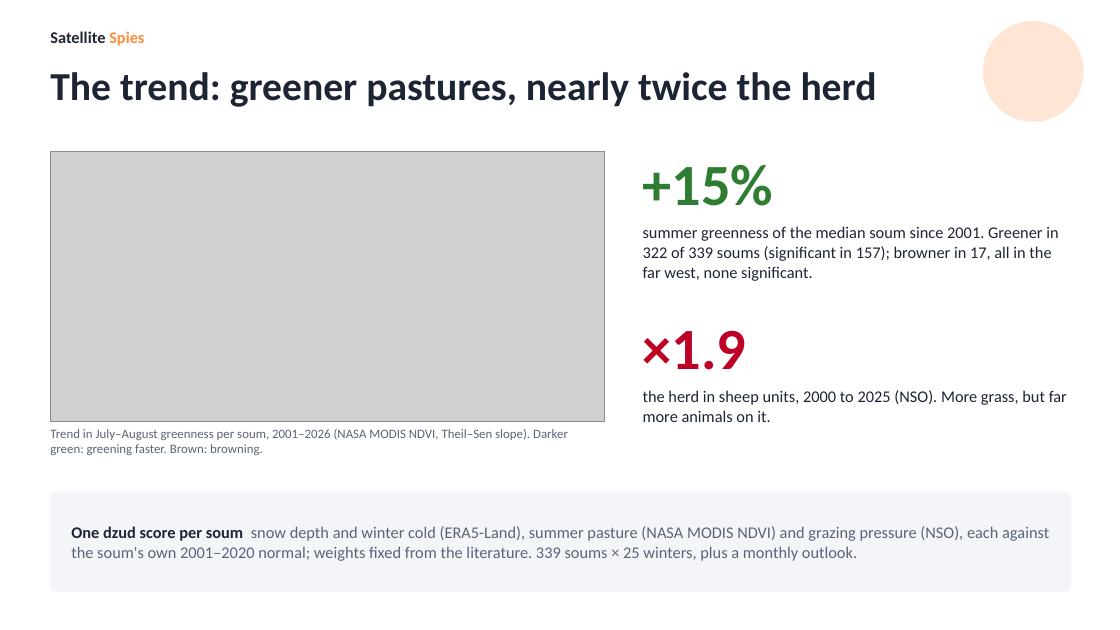
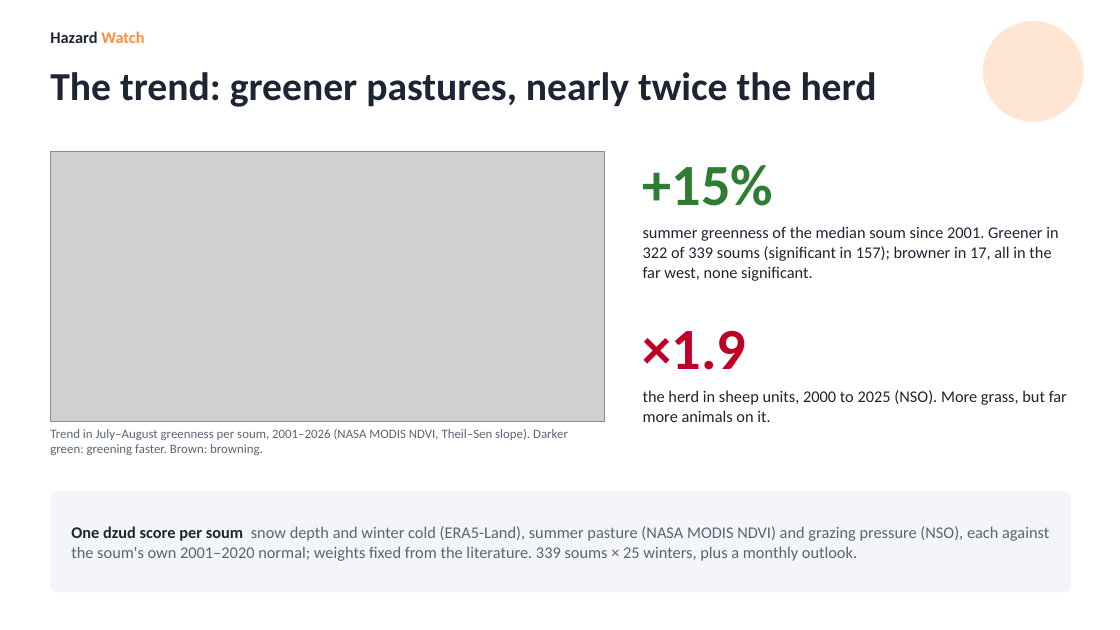
Before and after one commit to Sarul72/ZudRisk, a slide deck: slide 3 of docs/pitch/zudrisk-pitch.pptx. Drawn at 1120x630 pixels with LibreOffice and Linux fonts; fonts in the diff are those of the drawing; grey boxes stand for pictures. Boxes give left, top, right and bottom in pixels: in the first picture for what was removed or moved away, otherwise in the second. Text is boxed around its words. In the diff, an @@ line names an element or a change of style, - is before the commit and + after.

```diff
--- a/docs/pitch/zudrisk-pitch.pptx
+++ b/docs/pitch/zudrisk-pitch.pptx
@@ text at <box>50,31,144,43</box>: text changed @@
-Satellite Spies
+Hazard Watch
```
Also in this commit, not shown: 6 other slides changed, 2 other files.
